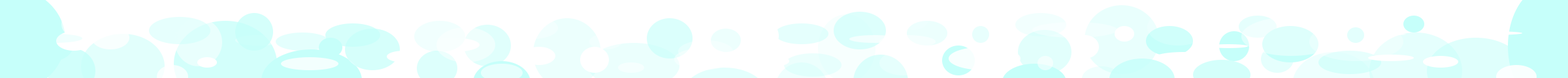
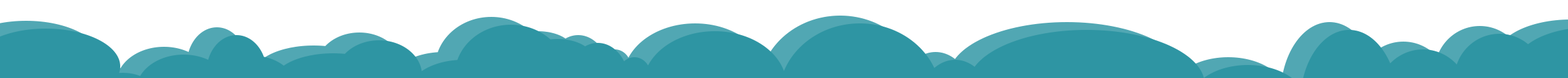
Layer changes from the first w=1568, h=78 image to the second:
renamed "Ellipse 71" to "Ellipse 47 copy", opacity 89% → 100%, blend normal → lighten, painted on it over [0, 23, 1568, 78]
removed layer "Ellipse 66" (was 42%) over [1241, 16, 1341, 57]
removed layer "Ellipse 92" (was 29%) over [1309, 22, 1404, 62]
removed layer "Ellipse 87" (was 47%) over [436, 27, 496, 63]
removed layer "Ellipse 78" (was 59%) over [833, 11, 886, 50]
removed layer "Ellipse 73" (was 50%) over [175, 18, 223, 67]
"Ellipse 47": opacity 100% → 83%, painted on it over [0, 15, 1568, 78]
removed layer "Ellipse 37" (was 56%) over [1426, 37, 1525, 78]
removed layer "Ellipse 35" (was 45%) over [1369, 32, 1463, 78]
removed layer "Ellipse 33" (was 29%) over [1292, 52, 1374, 78]
removed layer "Ellipse 32" over [1262, 26, 1319, 63]
removed layer "Ellipse 26" (was 38%) over [1084, 5, 1160, 75]
removed layer "Ellipse 24" (was 50%) over [1017, 30, 1072, 75]
removed layer "Ellipse 20" (was 15%) over [817, 14, 876, 78]
removed layer "Ellipse 14" (was 63%) over [646, 18, 693, 59]
removed layer "Ellipse 13" (was 35%) over [588, 43, 680, 78]
removed layer "Ellipse 11" (was 34%) over [533, 18, 602, 78]
removed layer "Ellipse 10" (was 54%) over [463, 24, 511, 67]
removed layer "Ellipse 7" (was overlay, 72%) over [344, 28, 400, 71]
removed layer "Ellipse 6" over [261, 49, 362, 78]
removed layer "Ellipse 5" (was 77%) over [173, 20, 278, 78]
removed layer "Ellipse 3" (was 51%) over [81, 33, 165, 78]
removed layer "Ellipse 2" over [1507, 0, 1568, 78]
removed layer "Ellipse 1" over [0, 0, 66, 78]
…and 69 more changes (69 removed)
